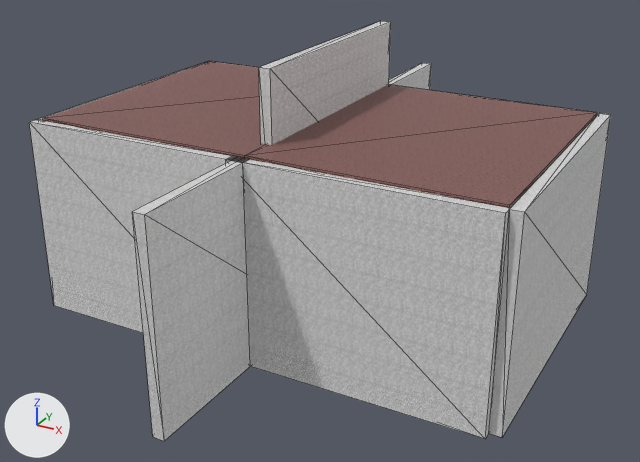
One commit to the glTF model firstScene/scene.gltf: the scene before it, then after it.
The view is the same before and after, from a camera (50 mm lens) standing at (58.4, -116.5, 73.9) and looking at (-8.8, 5.7, 12.8). Every picture has the same lights, and +X, +Y and +Z are marked at lower left. The picture after the commit comes second. Mesh edges are drawn as thin lines. Where no turn or scale is listed for an object, it has been applied to the vertices. Vertices at exactly the same position are counted once.

In view in the first picture: 'FactoryFloor.001', 'FactoryFloor.002', 'Wall.001', 'Wall.002', 'Wall.005', 'Wall.008', 'Wall.009', 'Wall.010' and 2 more.
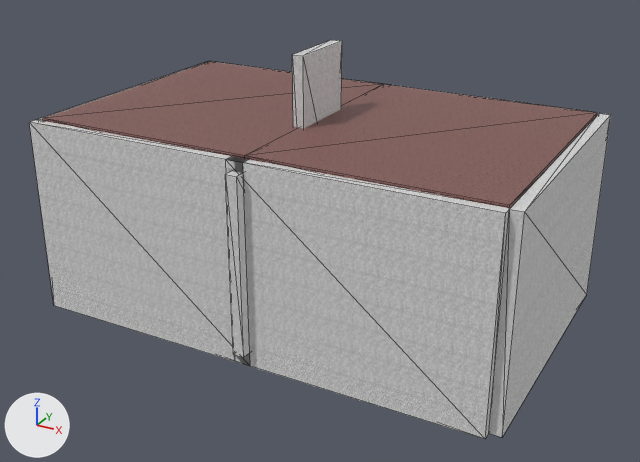
Where the newer file only moved an object's origin or applied its transform, the numbers keep the older frame.

Pixel boxes (x1, y1, x2, y2) of what changed, in the pictures (640 x 462 px):
'Wall.009', deleted
    before: (132, 158, 250, 441)
'Wall.010', moved, rescaled
    before: (259, 21, 391, 145)
    after: (292, 40, 342, 128)
'Wall.003', added
    after: (225, 171, 250, 357)
'Wall.008', moved, rescaled (not visible afterwards)
    before: (389, 63, 431, 90)

The change in detail:
me_wall_020 is used by ob_wall_008; location (-10.6, 34.2, 14.5).
me_wall_020 had 8 vertices, 12 faces and spanned x -1.0..1.0, y -21.0..21.0, z -17.1..17.1.
me_wall_020 now has 8 vertices, 12 faces and spans x -1.0..1.0, y -19.4..0.0, z -14.6..15.5.
me_wall_020 part 2: the whole mesh is scaled about its middle by (1, 0.462, 0.88), then moved by (0.0, -9.7, 0.5).
me_wall_022 is used by ob_wall_010; location (-10.6, 13.2, 26.5).
me_wall_022 had 8 vertices, 12 faces and spanned x -1.0..1.0, y -21.0..21.0, z -17.1..17.1.
me_wall_022 now has 8 vertices, 12 faces and spans x -1.0..1.0, y -11.3..1.6, z -17.1..17.1.
me_wall_022 part 1: the whole mesh is scaled about its middle by (1, 0.308, 1), then moved by (0.0, -4.8, 0.0).
Mesh me_wall_001 is new.
It is a box spanning x -1.0..1.0, y -9.7..9.7, z -15.0..15.0.
It uses material mat_wall_023 (picture img_wall).
Object 'Wall.009' (ob_wall_009) is deleted.
Object 'Wall.003' (ob_wall_003) is new; it shows me_wall_001.
Its location is (-10.6, -7.8, 15.0).
